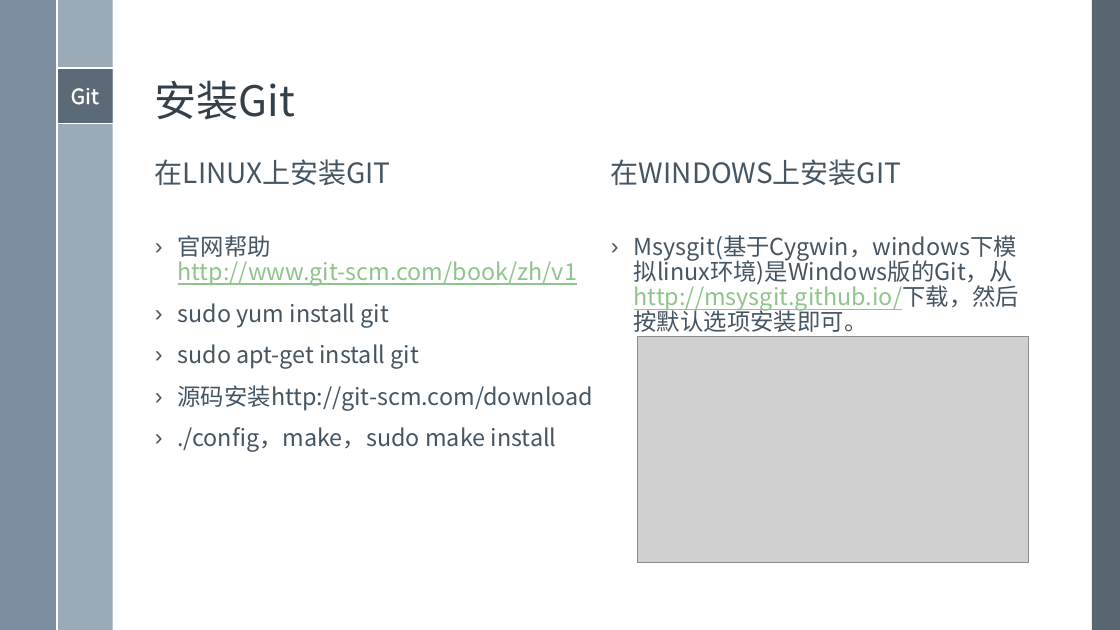
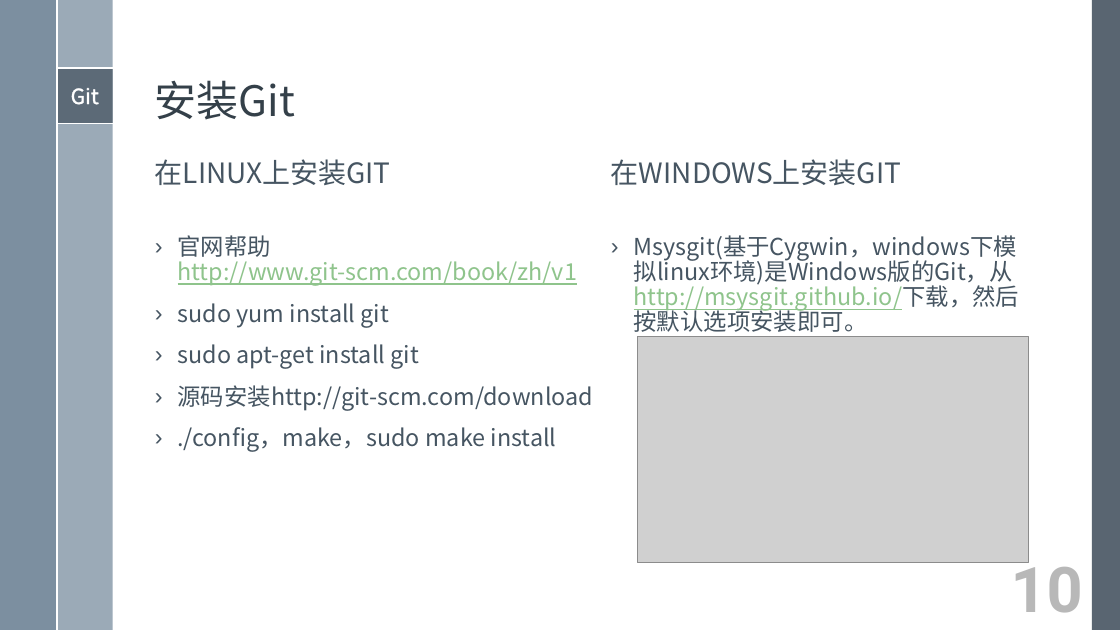
Before and after one commit to xami/joke, a slide deck: slide 10 of docs/windows模板/演示文稿 2.pptx. Drawn at 1120x630 pixels with LibreOffice and Linux fonts; fonts in the diff are those of the drawing; grey boxes stand for pictures. Boxes give left, top, right and bottom in pixels: in the first picture for what was removed or moved away, otherwise in the second. Text is boxed around its words. In the diff, an @@ line names an element or a change of style, - is before the commit and + after.

```diff
--- a/docs/windows模板/演示文稿 2.pptx
+++ b/docs/windows模板/演示文稿 2.pptx
@@ text added at (x1=1011, y1=554, x2=1083, y2=613), 54 pt, text gradient #5C5C5C to #B9B9B9 to #F8F8F8, bold @@
+10
```
Also in this commit, not shown: 30 other slides changed.
